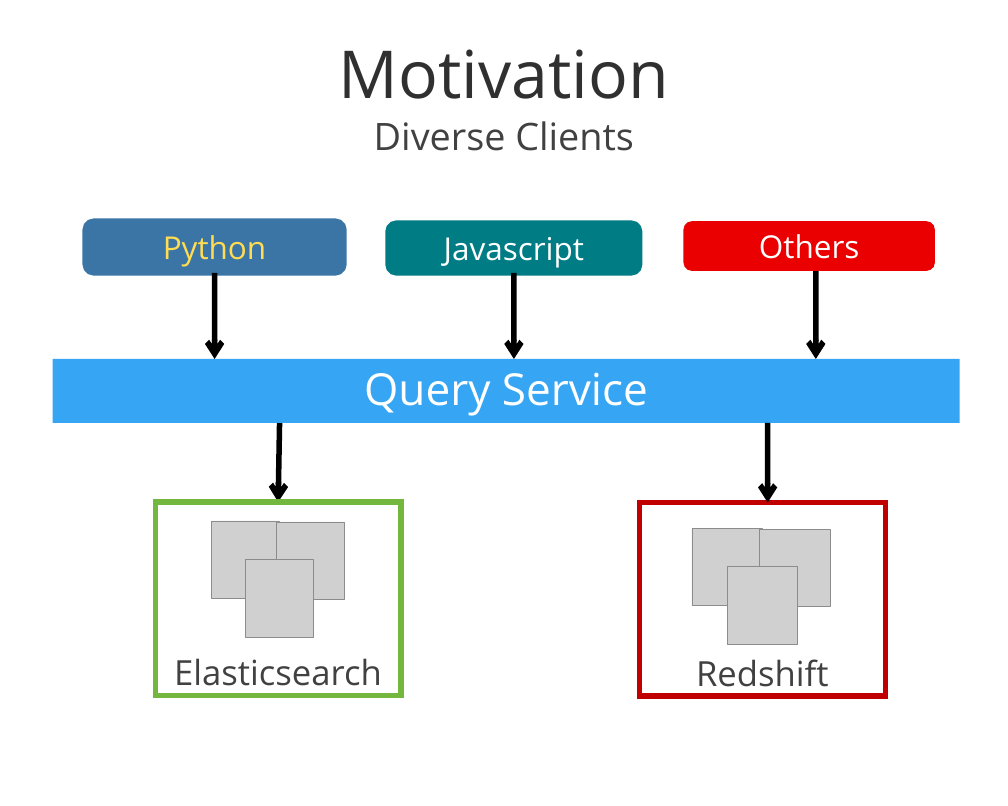
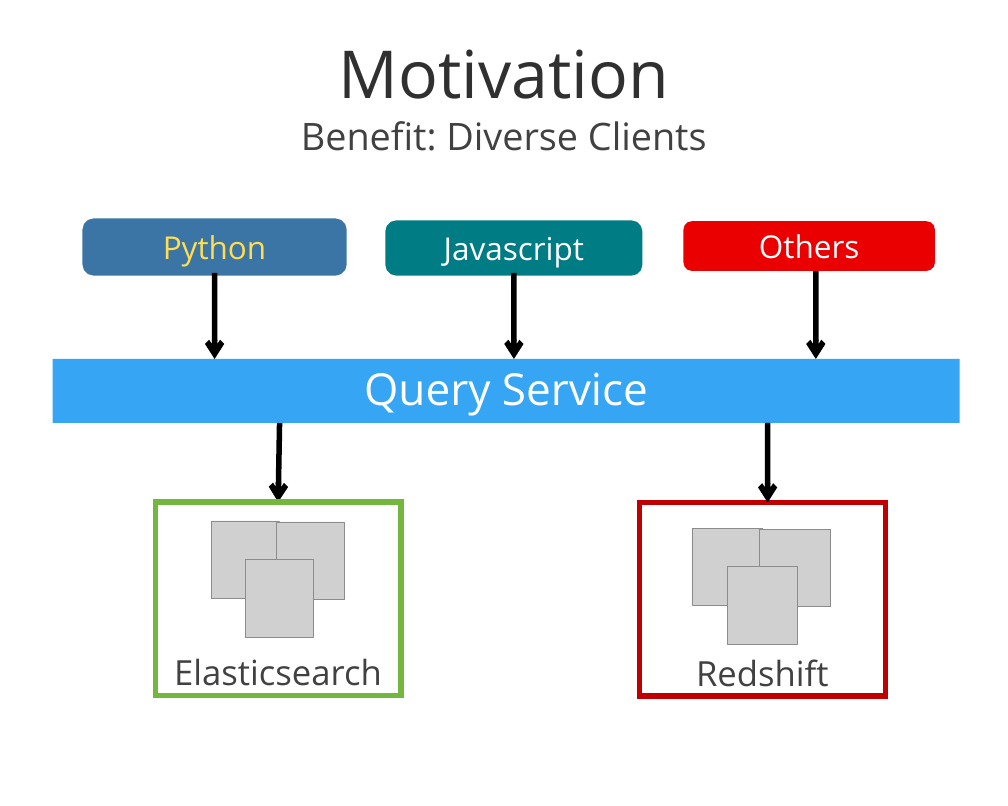
Before and after one commit to mozilla/ActiveData, a slide deck: slide 27 of docs/ActiveData Summary 150323.ppt. Drawn at 1008x806 pixels with LibreOffice and Linux fonts; fonts in the diff are those of the drawing; grey boxes stand for pictures; background and template pictures are left out. Boxes give left, top, right and bottom in pixels: in the first picture for what was removed or moved away, otherwise in the second. Text is boxed around its words. In the diff, an @@ line names an element or a change of style, - is before the commit and + after.

```diff
--- a/docs/ActiveData Summary 150323.ppt
+++ b/docs/ActiveData Summary 150323.ppt
@@ text at [301, 121, 707, 151]: text changed @@
-Diverse Clients
+Benefit: Diverse Clients
```
Also in this commit, not shown: 5 other slides changed, 2 slides added, 2 slides removed, 2 other files.
